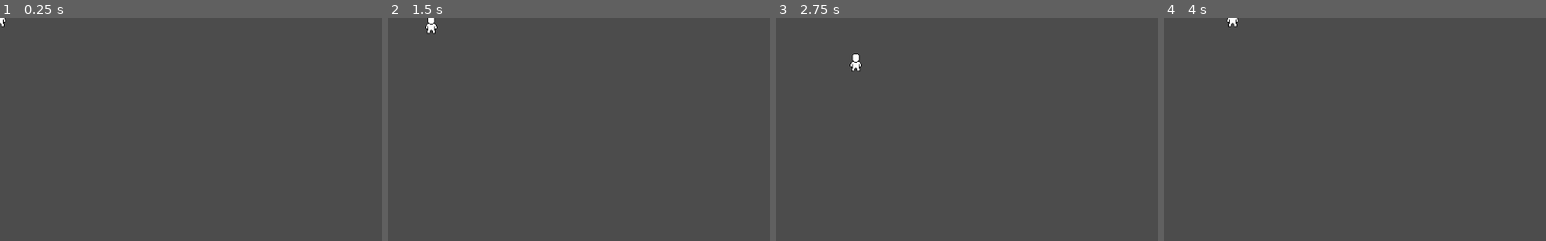
Above: before the commit, frames 1-4 (left to right).
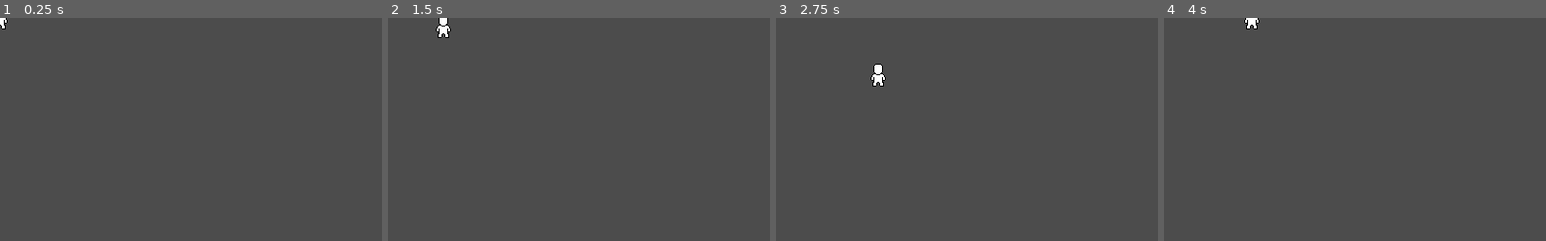
Above: after the commit, the same moments.

Repository: Geminimax/GamingJam2020
Game: Godot game, scene res://Nodes/Character/Player/MainCharacterController.tscn
The game is run twice, just before and just after one commit, with the same random seed, the same clock (stepped at 60 frames per second) and the same inputs. The project has no main scene, so this scene is started directly.
Inputs (mouse positions are % of the whole screen's width and height, from its top left):
- Up to frame 1 (0.25 s): no input
- Up to frame 2 (1.5 s): tap Enter at 0.5 s; move the mouse to (72, 45) at 0.52 s; hold Right (move_right) 0.53-1.28 s; click (72, 45) at 0.6 s; move the mouse to (30, 55) at 1.27 s; hold S (move_down) from 1.28 s (still down); tap Z (drop_tower) at 1.35 s
- Up to frame 3 (2.75 s): click (30, 55) at 1.55 s; move the mouse to (60, 28) at 2.02 s; release S (move_down) at 2.03 s; hold Right (move_right) from 2.03 s (still down); click (60, 28) at 2.1 s
- Up to frame 4 (4 s): move the mouse to (45, 70) at 2.77 s; release Right (move_right) at 2.78 s; hold Up (move_up) 2.78-3.53 s; click (45, 70) at 2.85 s; move the mouse to (80, 65) at 3.52 s; hold A (move_left) from 3.53 s (still down); tap Z (drop_tower) at 3.6 s; click (80, 65) at 3.8 s
The pictures show only the part of the screen within x 0-50%, y 0-50%; the shares and areas given below are measured in that part.
In our replay, the window is 800x468 before the commit and 640x360 after it. These sizes can differ from the game's own. Grey fills any space a smaller window leaves; there, only what the larger window draws over its background counts as a difference.

The runs differ from the first frame. In frame 1, less than 0.1% of the frame differs, in the area x 0-2%, y 0-6%; in frame 2, 0.4%; in frame 3, 0.4%, in the area x 19-29%, y 15-31%; in frame 4, 0.3%.

Commit message:
Testing alteration on project.godot

Diff:
--- a/project.godot
+++ b/project.godot
@@ -22,6 +22,12 @@
 
 config/name="Gaming Jam 2020"
 config/icon="res://icon.png"
+
+[display]
+
+window/size/width=640
+window/size/height=360
+window/stretch/mode="2d"
 
 [input]
 
@@ -55,6 +61,12 @@
 , Object(InputEventMouseButton,"resource_local_to_scene":false,"resource_name":"","device":0,"alt":false,"shift":false, …(202 unchanged characters)…
  ]
 }
+pick_tower={
+"deadzone": 0.5,
+"events": [ Object(InputEventMouseButton,"resource_local_to_scene":false,"resource_name":"","device":0,"alt":false,"shift":false,"control":false,"meta":false,"command":false,"button_mask":0,"position":Vector2( 0, 0 ),"global_position":Vector2( 0, 0 ),"factor":1.0,"button_index":1,"pressed":false,"doubleclick":false,"script":null)
+, Object(InputEventKey,"resource_local_to_scene":false,"resource_name":"","device":0,"alt":false,"shift":false,"control":false,"meta":false,"command":false,"pressed":false,"scancode":90,"unicode":0,"echo":false,"script":null)
+ ]
+}
 
 [layer_names]
 
